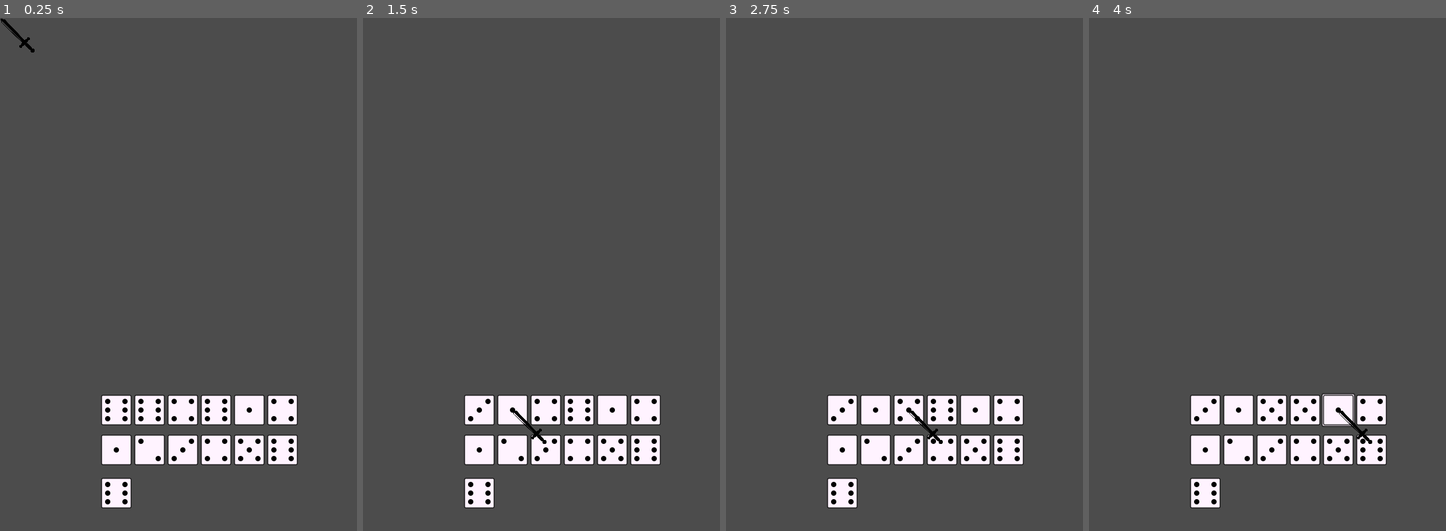
Above: before the commit, frames 1-4 (left to right).
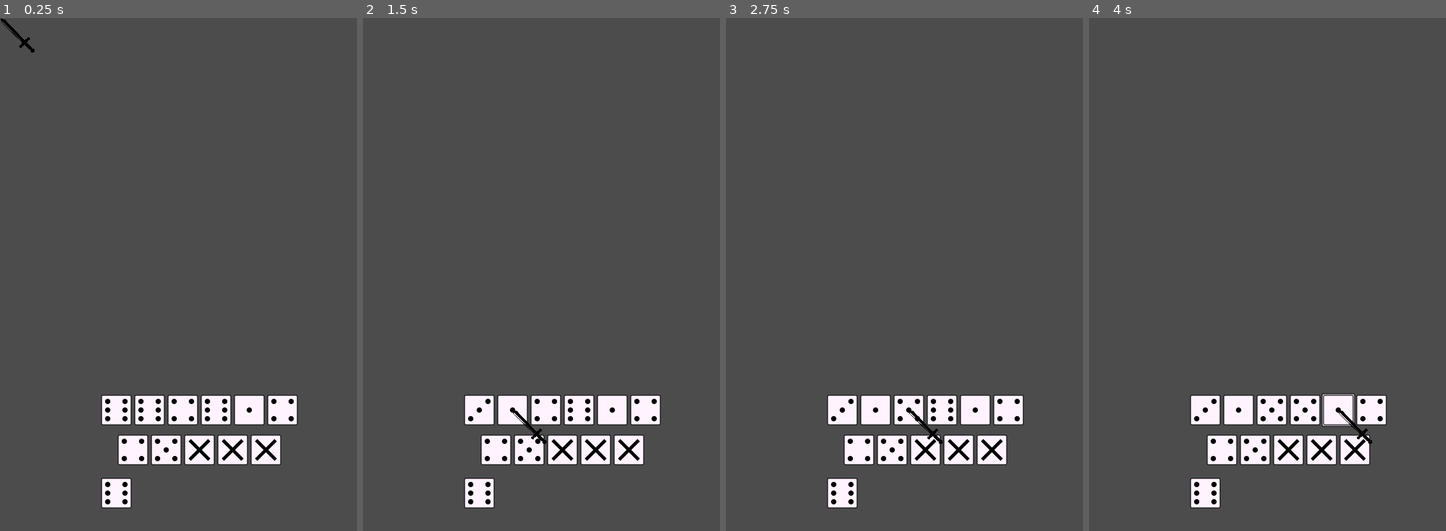
Above: after the commit, the same moments.

Repository: mraich/lantern
Game: Godot game, scene res://scenes/world.tscn
Two runs of this game, one before a commit and one after it. Both use one fixed random seed, a clock stepped at 60 frames per second and the inputs below.
Inputs (mouse positions are in pixels of both pictures, inside the frame that each line leads up to):
- Up to frame 1 (0.25 s): no input
- Up to frame 2 (1.5 s): tap Enter at 0.5 s; move the mouse to (480, 407) at 0.52 s; hold Right mouse button (right_click) 0.53-1.28 s; click (480, 407) at 0.67 s; tap Space at 1.25 s; move the mouse to (512, 407) at 1.27 s; right-click (512, 407) at 1.35 s; click (512, 407) at 1.42 s
- Up to frame 3 (2.75 s): tap Enter at 2 s; move the mouse to (908, 407) at 2.02 s; hold Right mouse button (right_click) from 2.03 s (still down); click (908, 407) at 2.17 s
- Up to frame 4 (4 s): tap Space at 2.75 s; move the mouse to (1306, 407) at 2.77 s; release Right mouse button (right_click) at 2.78 s; right-click (1306, 407) at 2.85 s; click (1306, 407) at 2.92 s; tap Enter at 3.5 s; move the mouse to (1338, 407) at 3.52 s; hold Right mouse button (right_click) from 3.53 s (still down); click (1338, 407) at 3.67 s

The runs differ from the first frame. In frame 1, 1.7% of the frame differs, in the area x 28-84%, y 81-88%; in frame 2, 1.7%; in frame 3, 1.7%; in frame 4, 1.7%.

Commit message:
StageManager:: A pályák betöltése a StageDatabase-ből.

Diff:
--- a/scripts/algorithm/stage_manager.gd
+++ b/scripts/algorithm/stage_manager.gd
@@ -2,19 +2,14 @@
 
 extends Node
 
-var stage = 1
-
-# Puzzle variable.
-onready var puzzle = [1, 2, 3, 4, 5, 6]
-
-# Dices count to play.
-onready var playing_dices_count = 6
+# On which stage are we in.
+var stage
 
 # Emitted when we loaded a new stage.
 signal on_stage_load
 
 func on_game_start():
-	stage = 1
+	stage = 0
 	_load_stage()
 	pass
 
@@ -28,5 +23,9 @@
 	pass
 
 func _load_stage():
-	emit_signal("on_stage_load", stage, playing_dices_count, puzzle)
+	if stage >= $stage_database.DATA.size():
+		return
+
+	var stage_data = $stage_database.DATA[stage]
+	emit_signal("on_stage_load", stage + 1, stage_data[1], stage_data[2])
 	pass
